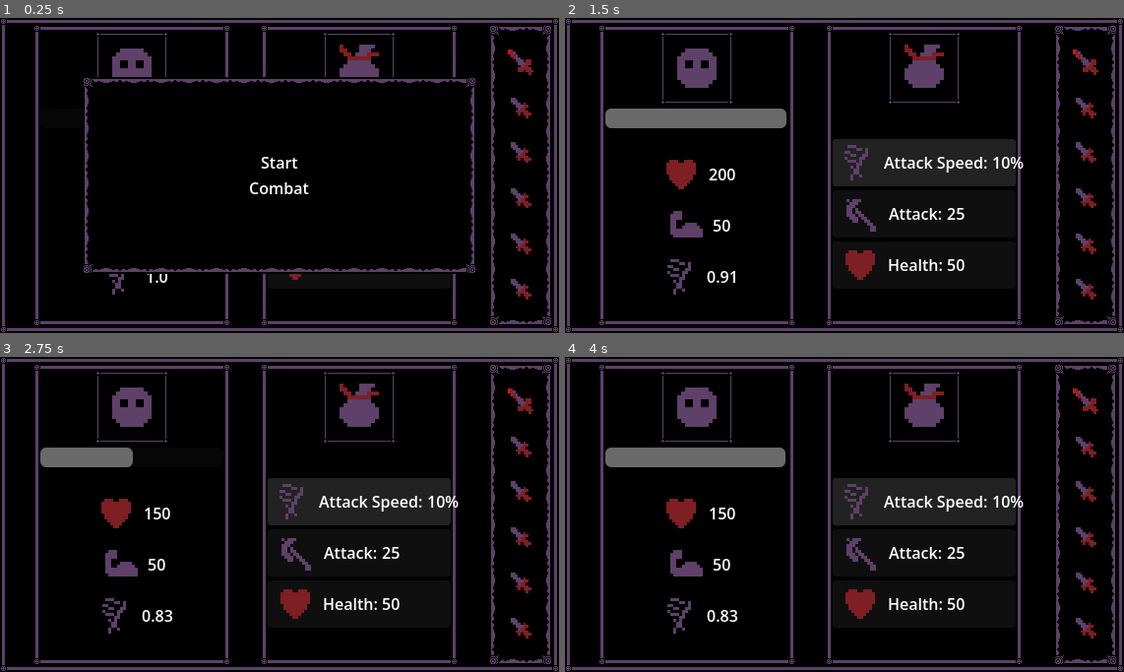
Above: before the commit, frames 1-4 (two rows, left to right).
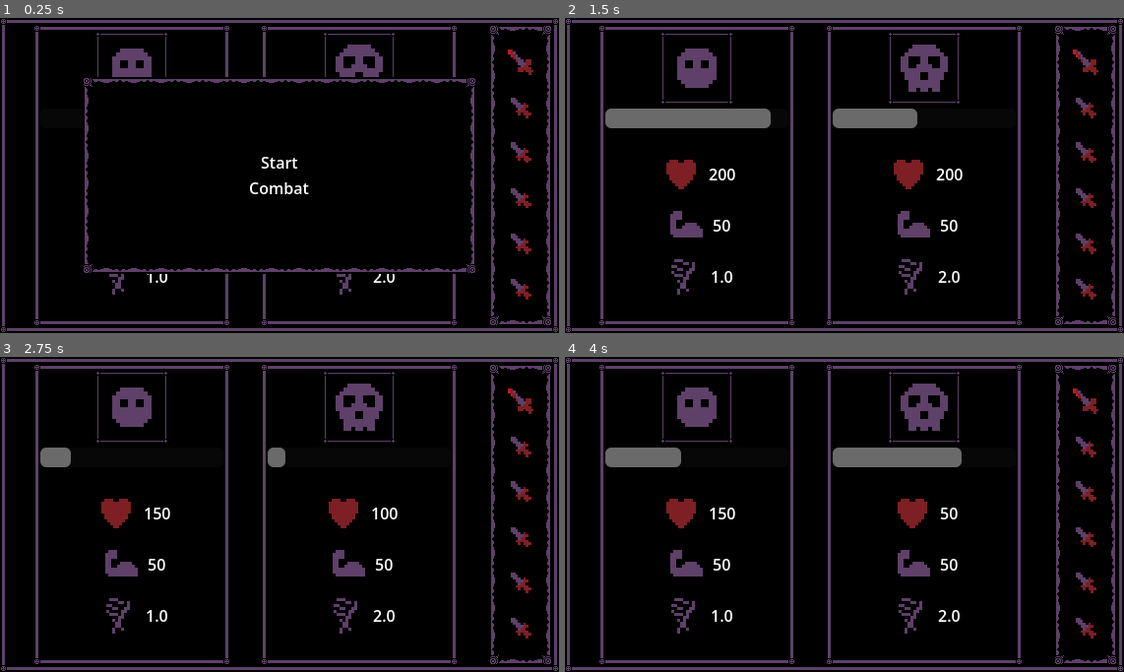
Above: after the commit, the same moments.

Repository: where-fore/blood-moon
Game: Godot game, scene res://loose/main.tscn
Two runs of this game, one before a commit and one after it. Both use one fixed random seed, a clock stepped at 60 frames per second and the inputs below.
Inputs (mouse positions are in pixels of both pictures, inside the frame that each line leads up to):
- Up to frame 1 (0.25 s): no input
- Up to frame 2 (1.5 s): click (922, 162) at 0.52 s; click (922, 162) at 1.27 s
- Up to frame 3 (2.75 s): click (357, 501) at 2.02 s
- Up to frame 4 (4 s): no input

The runs differ from the first frame. In frame 1, 0.6% of the frame differs, in the area x 51-71%, y 8-88%; in frame 2, 8.5%; in frame 3, 8.2%; in frame 4, 10%, in the area x 18-83%, y 8-88%.

Commit message:
basic game loop

Diff:
--- a/project/autoload/basic_events.gd
+++ b/project/autoload/basic_events.gd
@@ -7,4 +7,6 @@
 signal combatant_died(combatant_who_died:Combatant)
 signal start_combat()
 signal reward_chosen(reward:Reward)
+signal swap_to_reward_screen()
+signal swap_to_combat_screen()
 @warning_ignore_restore("unused_signal")
--- a/project/combat_manager.gd
+++ b/project/combat_manager.gd
@@ -25,3 +25,4 @@
 	for combatant:Combatant in combatants:
 		combatant.active_in_combat = false
 		combatant.reset_after_combat()
+	BasicEvents.swap_to_reward_screen.emit()
--- a/project/loose/main.tscn
+++ b/project/loose/main.tscn
@@ -202,15 +202,15 @@
 
 [node name="RewardChoice" parent="MainGame/UIBoxStreamlined/HBoxContainer/RewardScreen/VBoxContainer" unique_id=669457632 instance=ExtResource("12_g13l7")]
 layout_mode = 2
+reward = ExtResource("15_f4q0r")
+
+[node name="RewardChoice2" parent="MainGame/UIBoxStreamlined/HBoxContainer/RewardScreen/VBoxContainer" unique_id=691708868 instance=ExtResource("12_g13l7")]
+layout_mode = 2
+reward = ExtResource("13_npwt7")
+
+[node name="RewardChoice3" parent="MainGame/UIBoxStreamlined/HBoxContainer/RewardScreen/VBoxContainer" unique_id=1392033396 instance=ExtResource("12_g13l7")]
+layout_mode = 2
 reward = ExtResource("14_obmf6")
-
-[node name="RewardChoice2" parent="MainGame/UIBoxStreamlined/HBoxContainer/RewardScreen/VBoxContainer" unique_id=691708868 instance=ExtResource("12_g13l7")]
-layout_mode = 2
-reward = ExtResource("13_npwt7")
-
-[node name="RewardChoice3" parent="MainGame/UIBoxStreamlined/HBoxContainer/RewardScreen/VBoxContainer" unique_id=1392033396 instance=ExtResource("12_g13l7")]
-layout_mode = 2
-reward = ExtResource("15_f4q0r")
 
 [node name="Spacer2" parent="MainGame/UIBoxStreamlined/HBoxContainer/RewardScreen/VBoxContainer" unique_id=212561815 instance=ExtResource("2_wqdpu")]
 layout_mode = 2
@@ -311,7 +311,6 @@
 mouse_filter = 2
 
 [node name="Button2" type="Button" parent="MainGame/UIBoxStreamlined/Control" unique_id=1039482186]
-visible = false
 layout_mode = 1
 anchors_preset = 8
 anchor_left = 0.5
@@ -370,11 +369,11 @@
 starting_attack = 50
 base_attack_speed = 2
 
-[node name="UIManager" type="Node2D" parent="." unique_id=1224659959 node_paths=PackedStringArray("enemy_combatant")]
+[node name="UIManager" type="Node2D" parent="." unique_id=1224659959 node_paths=PackedStringArray("enemy_screen", "reward_screen")]
 script = ExtResource("21_obmf6")
-enemy_combatant = NodePath("../MainGame/UIBoxStreamlined/HBoxContainer/EnemyCombatant")
+enemy_screen = NodePath("../MainGame/UIBoxStreamlined/HBoxContainer/EnemyCombatant")
+reward_screen = NodePath("../MainGame/UIBoxStreamlined/HBoxContainer/RewardScreen")
 
 [connection signal="pressed" from="MainGame/UIBoxStreamlined/Control/Button" to="MainGame/UIBoxStreamlined/HBoxContainer/PlayerCombatant" method="_on_button_pressed"]
 [connection signal="pressed" from="MainGame/UIBoxStreamlined/Control/Button" to="MainGame/UIBoxStreamlined/Control/Button" method="_on_pressed"]
-[connection signal="pressed" from="MainGame/UIBoxStreamlined/Control/Button2" to="MainGame/UIBoxStreamlined/HBoxContainer/PlayerCombatant" method="_on_button_pressed"]
 [connection signal="pressed" from="MainGame/UIBoxStreamlined/Control/Button2" to="MainGame/UIBoxStreamlined/Control/Button2" method="_on_pressed"]
--- a/project/temp tests/basic_attack.tres
+++ b/project/temp tests/basic_attack.tres
@@ -1,10 +1,10 @@
 [gd_resource type="Resource" script_class="Reward" format=3 uid="uid://djxrgmdbopuo8"]
 
-[ext_resource type="Texture2D" uid="uid://bg51rs1q8l3gi" path="res://sprites/iron_axe.png" id="1_540q8"]
+[ext_resource type="Texture2D" uid="uid://bjkc5itfgl2aa" path="res://sprites/strength.png" id="1_540q8"]
 [ext_resource type="Script" uid="uid://dglf4fk5cme0u" path="res://temp tests/reward.gd" id="1_swd2o"]
 
 [resource]
 script = ExtResource("1_swd2o")
-value = 25
+value = 10
 stat = 1
 image = ExtResource("1_540q8")
--- a/project/temp tests/combatant.gd
+++ b/project/temp tests/combatant.gd
@@ -67,6 +67,7 @@
 		Stats.stats.health: current_max_health += reward.value
 		Stats.stats.attack: current_attack += reward.value
 		Stats.stats.attack_speed_multiplier: current_attack_speed_multiplier += reward.value
+	UiEvents.combatant_ui_update.emit(self)
 
 func reset_stats_to_starting_base() -> void:
 	current_max_health = starting_max_health
--- a/project/temp tests/reward_choice.gd
+++ b/project/temp tests/reward_choice.gd
@@ -13,10 +13,10 @@
 
 	var text_to_set:String = str(reward.value)
 	if reward.stat == Stats.stats.attack_speed_multiplier: text_to_set += "%"
-
+	text_to_set = "+" + text_to_set
 	value_label.text = text_to_set
 
 
 func _on_button_pressed() -> void:
 	BasicEvents.reward_chosen.emit(reward)
-	#signal that rewards are done, and the scene should change or something
+	BasicEvents.swap_to_combat_screen.emit()
--- a/project/temp tests/start_combat.gd
+++ b/project/temp tests/start_combat.gd
@@ -1,6 +1,10 @@
 extends Button
 
 func _ready() -> void:
+	visible = true
+	BasicEvents.swap_to_combat_screen.connect(enable)
+
+func enable() -> void:
 	visible = true
 
 func _on_pressed() -> void:
--- a/project/temp tests/ui_manager.gd
+++ b/project/temp tests/ui_manager.gd
@@ -1,3 +1,19 @@
 extends Node2D
 
-@export var enemy_combatant:Control
+@export var enemy_screen:Control
+@export var reward_screen:Control
+
+func _ready() -> void:
+	enemy_screen.visible = true
+	reward_screen.visible = false
+
+	BasicEvents.swap_to_combat_screen.connect(swap_to_combat)
+	BasicEvents.swap_to_reward_screen.connect(swap_to_reward)
+
+func swap_to_combat() -> void:
+	enemy_screen.visible = true
+	reward_screen.visible = false
+
+func swap_to_reward() -> void:
+	enemy_screen.visible = false
+	reward_screen.visible = true
--- a/project/temp tests/winner.gd
+++ b/project/temp tests/winner.gd
@@ -8,3 +8,6 @@
 
 func arrive() -> void:
 	visible = true
+
+func _on_pressed() -> void:
+	visible = false
